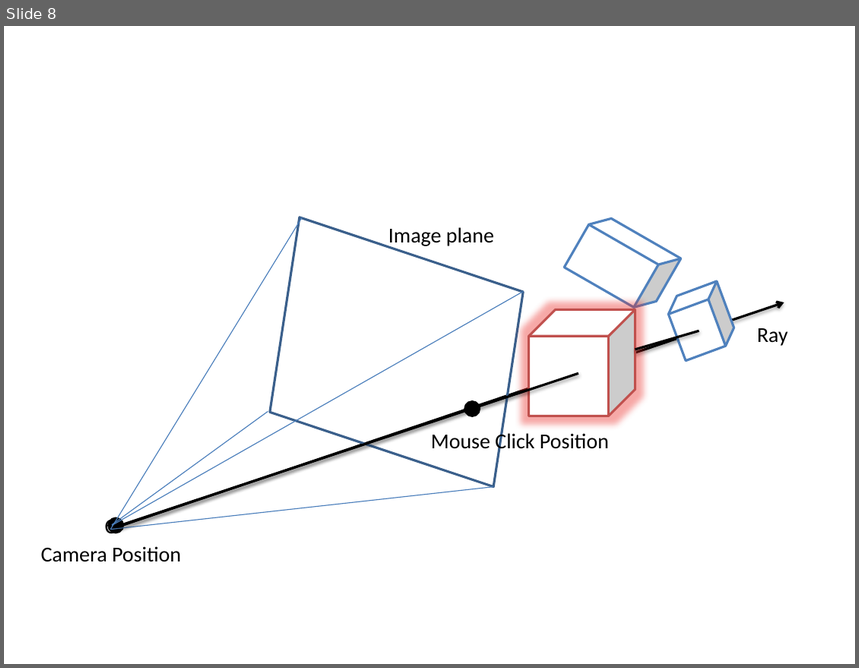
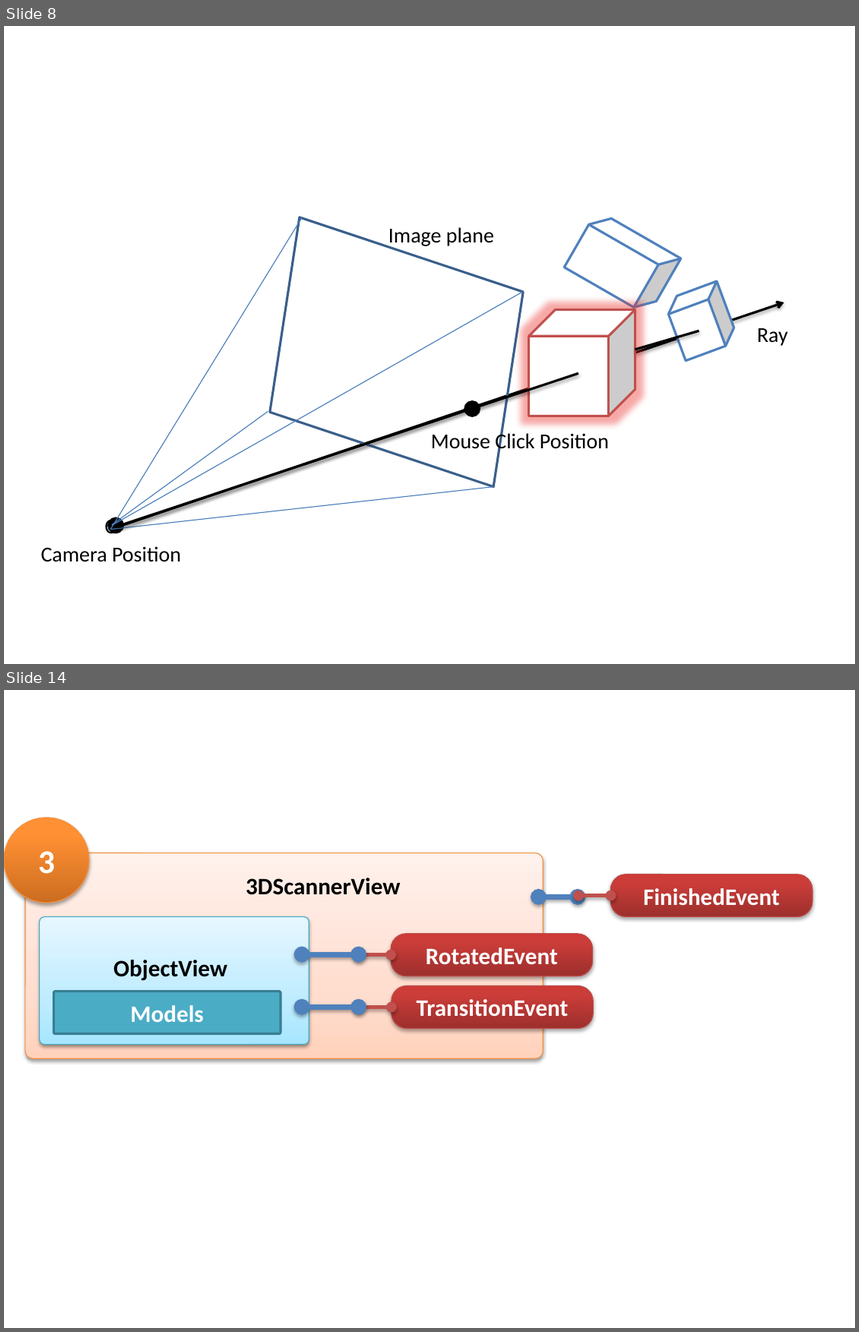
Before and after one commit to truongngoctuan/lv2007tm, a slide deck: Report/slide report.pptx. Shown one above the other, each under a label of ours: slide 8 before the commit, slides 8 and 14 after it; the slides between them are not shown. The pictures are 859x668 and 859x1332 pixels, drawn with LibreOffice and Linux fonts; fonts in the diff are those of the drawing. Boxes give left, top, right and bottom in pixels: in the first picture for what was removed or moved away, otherwise in the second. Text is boxed around its words. In the diff, an @@ line names an element or a change of style, - is before the commit and + after.

```diff
--- a/Report/slide report.pptx
+++ b/Report/slide report.pptx
@@ slide 14 added at (x1=4, y1=690, x2=855, y2=1328), background #FFFFFF @@
@@ ellipse added at (x1=4, y1=818, x2=89, y2=903), fill gradient #CC6E20 to #FF9034 to #FF9136, outline #F69240 0.75 pt, 28 pt, text #FFFFFF, bold @@
+3
@@ rounded rectangle added at (x1=25, y1=853, x2=543, y2=1059), fill gradient #FFD2BD to #FFDED0 to #FFF2ED, outline #F69240 0.75 pt @@
@@ text added at (x1=246, y1=878, x2=400, y2=895), 20 pt, text #000000, bold @@
+3DScannerView
@@ rounded rectangle added at (x1=611, y1=875, x2=813, y2=917), fill gradient #9C2F2D to #CB3E3A to #CE3B37, outline #BF4C48 0.75 pt, 20 pt, text #FFFFFF, bold @@
+FinishedEvent
@@ double arrow added from (538, 897) to (578, 897), #4F81BD 4.5 pt @@
@@ double arrow added from (579, 896) to (611, 896), #C0504D 3 pt @@
@@ rounded rectangle added at (x1=392, y1=933, x2=593, y2=976), fill gradient #9C2F2D to #CB3E3A to #CE3B37, outline #BF4C48 0.75 pt, 20 pt, text #FFFFFF, bold @@
+RotatedEvent
@@ group added at (x1=40, y1=917, x2=359, y2=1045): 2 rounded rectangles, 2 double arrows, 1 text @@
+Models
+ObjectView
@@ double arrow added from (359, 954) to (392, 954), #C0504D 3 pt @@
@@ double arrow added from (359, 1008) to (392, 1008), #C0504D 3 pt @@
@@ rounded rectangle added at (x1=392, y1=986, x2=593, y2=1029), fill gradient #9C2F2D to #CB3E3A to #CE3B37, outline #BF4C48 0.75 pt, 20 pt, text #FFFFFF, bold @@
+TransitionEvent
```
Also in this commit, not shown: 7 other slides added, 1 other file.
